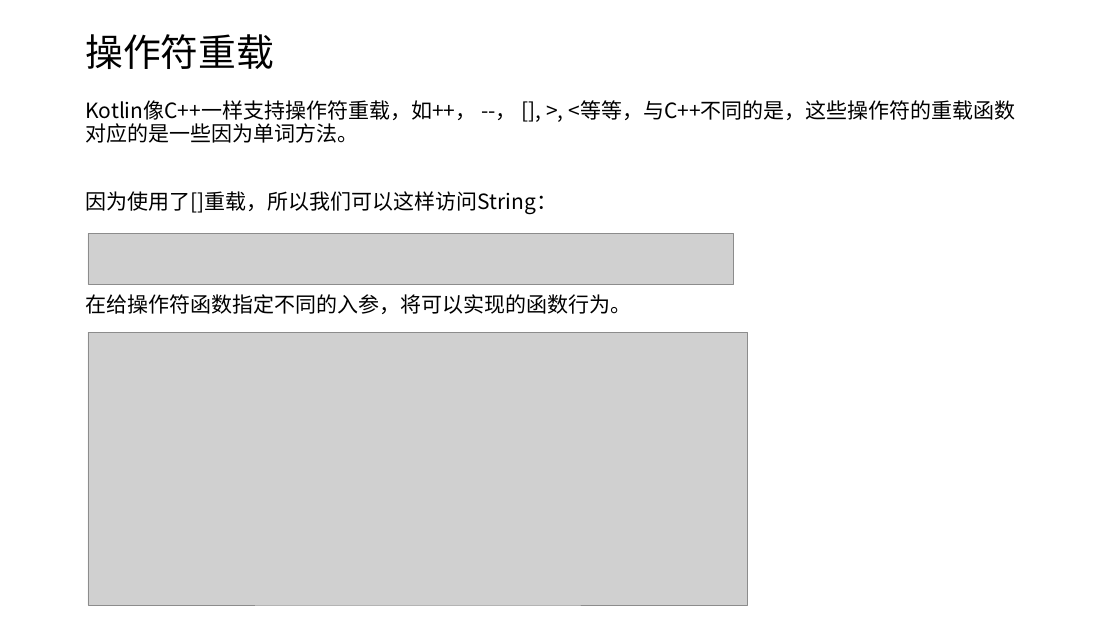
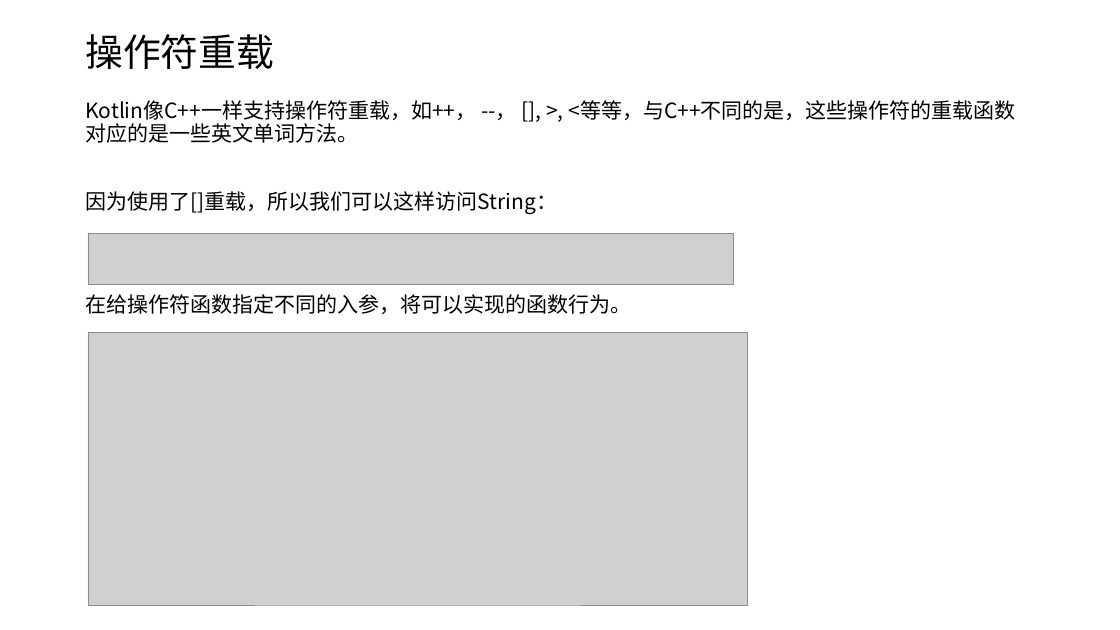
Before and after one commit to shenbibo/KotlinWeather, a slide deck: slide 9 of docs/初探kotlin.pptx (slide 8 before the commit). Drawn at 1120x630 pixels with LibreOffice and Linux fonts; fonts in the diff are those of the drawing; grey boxes stand for pictures. Boxes give left, top, right and bottom in pixels: in the first picture for what was removed or moved away, otherwise in the second. Text is boxed around its words. In the diff, an @@ line names an element or a change of style, - is before the commit and + after.

```diff
--- a/docs/初探kotlin.pptx
+++ b/docs/初探kotlin.pptx
@@ text at bbox=[85, 100, 1015, 143]: text changed @@
-Kotlin像C++一样支持操作符重载，如++， --， [], >, <等等，与C++不同的是，这些操作符的重载函数对应的是一些因为单词方法。
+Kotlin像C++一样支持操作符重载，如++， --， [], >, <等等，与C++不同的是，这些操作符的重载函数对应的是一些英文单词方法。
```
Also in this commit, not shown: 1 other slide changed, 3 slides added, 5 other files.
